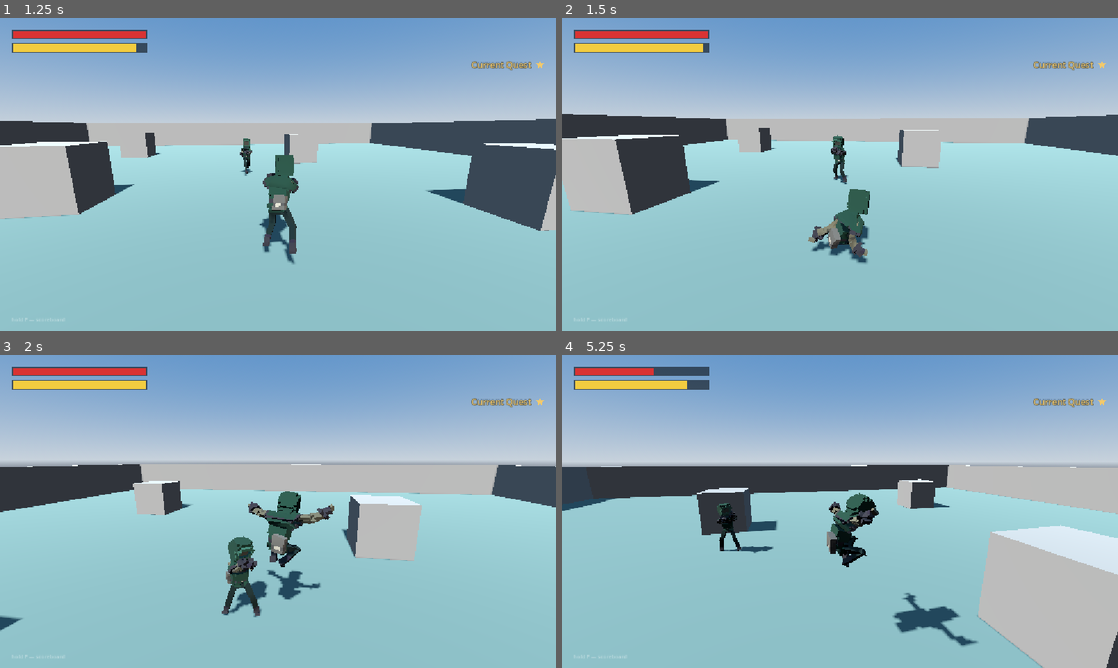
Above: before the commit, frames 1-4 (two rows, left to right).
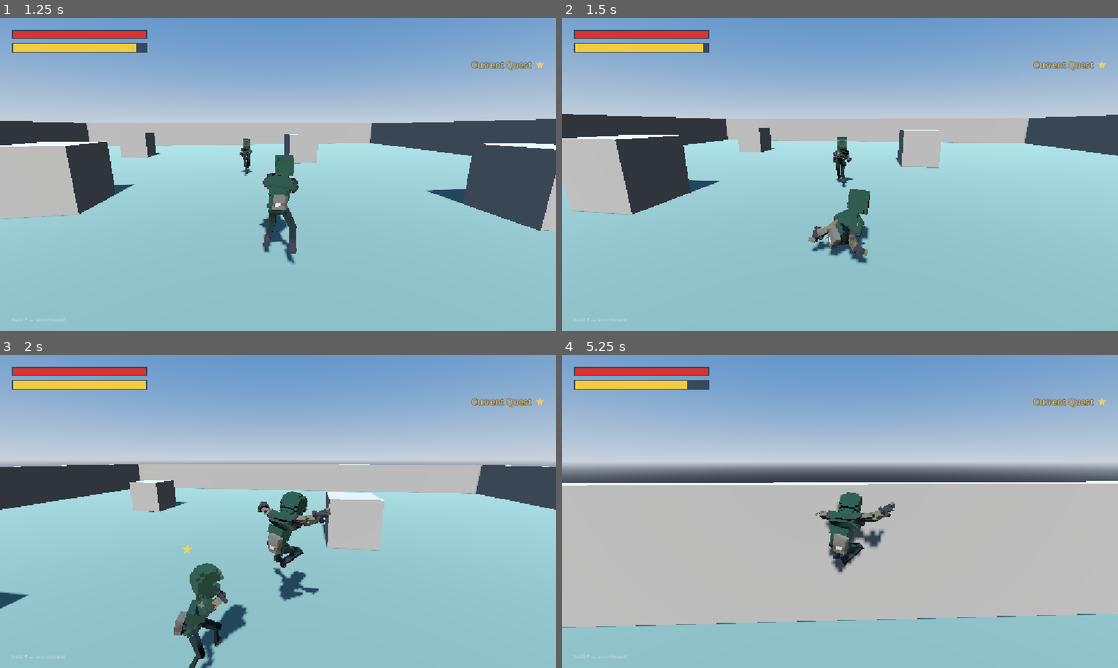
Above: after the commit, the same moments.

Repository: therealssorw/astria
Game: Godot game, scene res://scenes/main.tscn
Same seed, same stepped clock (60 frames per second), same inputs: the game is played once before the commit and once after it. This scene is started directly instead of the project's main scene. A sky picture missing from this copy of the repository is replaced by a grey-blue gradient. Sound files missing from this copy of the repository are replaced by a short silence.
Inputs (mouse positions are in pixels of both pictures, inside the frame that each line leads up to):
- Up to frame 1 (1.25 s): tap Enter (ui_accept) at 0.5 s; move the mouse to (305, 174) at 0.52 s; hold W (move_forward) from 0.53 s (still down); click (305, 174) at 0.6 s; tap Space (jump) at 0.77, 1.07 s
- Up to frame 2 (1.5 s): keep holding W (move_forward); move the mouse to (812, 174) at 1.27 s; click (812, 174) at 1.35 s
- Up to frame 3 (2 s): keep holding W (move_forward); tap Space (jump) at 1.52, 1.82 s
- Up to frame 4 (5.25 s): keep holding W (move_forward); move the mouse to (851, 505) at 2.02 s; hold Right mouse button (block) 2.03-2.78 s; click (851, 505) at 2.3 s; move the mouse to (834, 517) at 2.77 s; tap ] (hotbar_next) at 2.85 s; tap Space (jump) at 3.02, 3.32, 3.77, 4.07, 4.52, 4.82 s; click (834, 517) at 3.05 s; move the mouse to (878, 514) at 3.52 s; tap [ (hotbar_prev) at 3.6 s; click (878, 514) at 3.8 s; move the mouse to (795, 508) at 4.27 s; tap E (interact) at 4.35 s; click (795, 508) at 4.55 s; move the mouse to (845, 511) at 5.02 s; tap Middle mouse button (lock_on) at 5.1 s

Frame 1 is identical in both runs. In frame 2, 0.3% of the frame differs, in the area x 48-53%, y 37-55%; in frame 3, 8.3%; in frame 4, 45%, in the area x 0-100%, y 4-100%.

Commit message:
Never lock on for the player
Throwing a punch called _auto_lockon, which grabbed the nearest enemy within
auto_lockon_range. That stole the aim of a swing meant to miss and turned you to
face someone you had not chosen — and it quietly did the job the tutorial spends
a whole lesson teaching.

Lock-on is now only ever the player's own press: lock_target is set in exactly
one place, _update_lockon. The unused _nearest_target and the auto_lockon_range
export go with it. The server is unaffected — it already only honoured the
target a client claimed with its swing.

Co-Authored-By: Claude Opus 5 <noreply@anthropic.com>

Diff:
--- a/scripts/entities/player.gd
+++ b/scripts/entities/player.gd
@@ -122,7 +122,6 @@
 @export var lockon_cone_deg := 55.0
 @export var lockon_range := 15.0         # 1500
 @export var lockon_break_range := 20.0   # 2000
-@export var auto_lockon_range := 5.5     # 550
 ## How snappily the locked camera tracks the target (higher = stiffer).
 @export var lock_camera_speed := 8.0
 ## The lock only tracks while the target is within this half-angle of the
@@ -776,7 +775,6 @@
 		cached_press_heavy = false
 		holding_attack = true
 		hold_time = 0.0
-		_auto_lockon()
 	if holding_attack:
 		hold_time += delta
 		if hold_time >= heavy_attack_hold_time:
@@ -991,11 +989,6 @@
 			else:
 				e.take_damage(damage, kb, peer_id, self)
 
-func _auto_lockon() -> void:
-	var nearest := _nearest_target(auto_lockon_range)
-	if nearest:
-		lock_target = nearest
-
 # ---------------- slide / dive ----------------
 
 func _handle_slide_input() -> void:
@@ -1106,18 +1099,6 @@
 			best_dist = dist
 			best = e
 	return best if best else nearest
-
-func _nearest_target(max_range: float) -> Node3D:
-	var best: Node3D = null
-	var best_dist := max_range
-	for e: Node3D in _lockon_candidates():
-		if not is_instance_valid(e) or e.get("dead"):
-			continue
-		var d := global_position.distance_to(e.global_position)
-		if d <= best_dist:
-			best_dist = d
-			best = e
-	return best
 
 func _gamepad_look(delta: float) -> void:
 	var x := Input.get_joy_axis(0, JOY_AXIS_RIGHT_X)
Not shown, changed: CLAUDE.md
